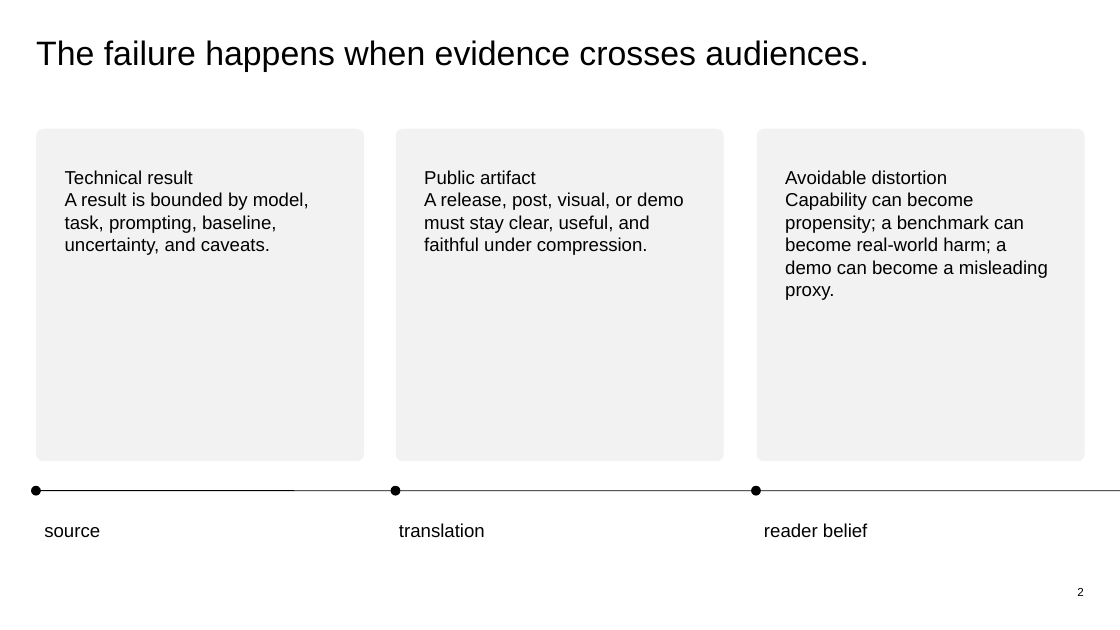
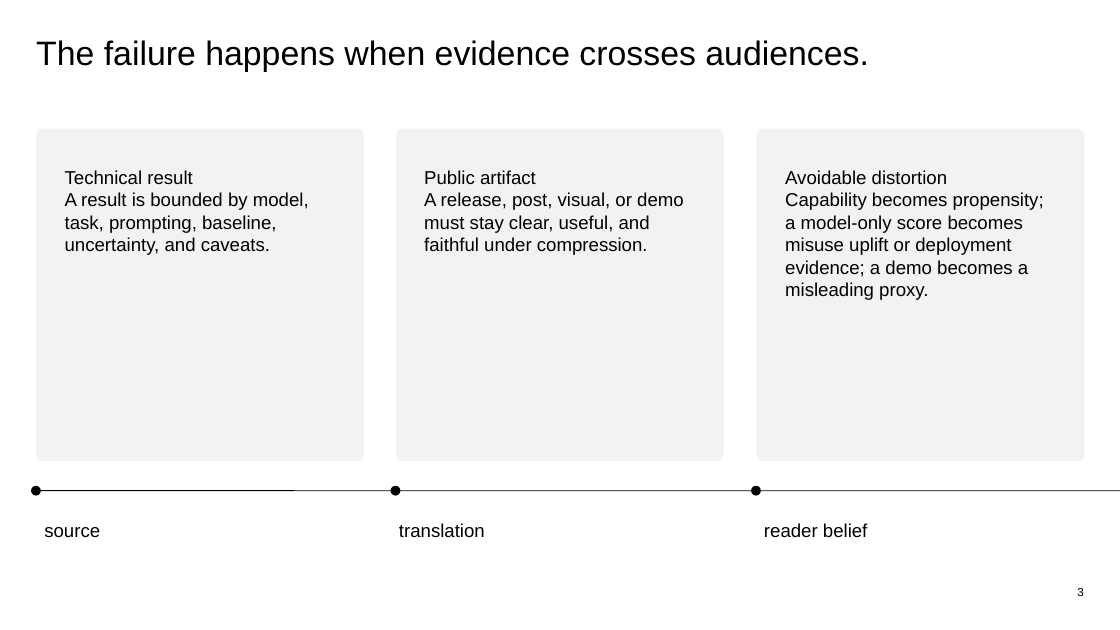
Before and after one commit to mychiffonn/comm-ai-safety, a slide deck: slide 3 of outputs/comm-ai-safety-pitch.pptx (slide 2 before the commit). Drawn at 1120x630 pixels with LibreOffice and Linux fonts; fonts in the diff are those of the drawing. Boxes give left, top, right and bottom in pixels: in the first picture for what was removed or moved away, otherwise in the second. Text is boxed around its words. In the diff, an @@ line names an element or a change of style, - is before the commit and + after.

```diff
--- a/outputs/comm-ai-safety-pitch.pptx
+++ b/outputs/comm-ai-safety-pitch.pptx
@@ text at <box>785,192,1044,300</box>: text changed @@
-Capability can become propensity; a benchmark can become real-world harm; a demo can become a misleading proxy.
+Capability becomes propensity; a model-only score becomes misuse uplift or deployment evidence; a demo becomes a misleading proxy.
@@ text at <box>1077,588,1083,596</box>: text changed @@
-2
+3
```
Also in this commit, not shown: 3 other slides changed, 3 slides added, 1 slide removed, 20 other files.
